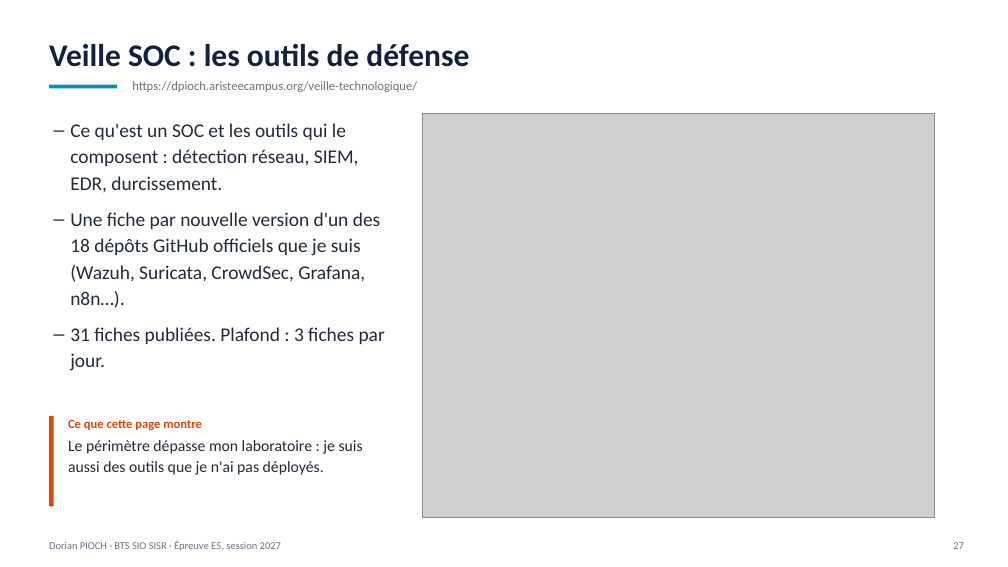
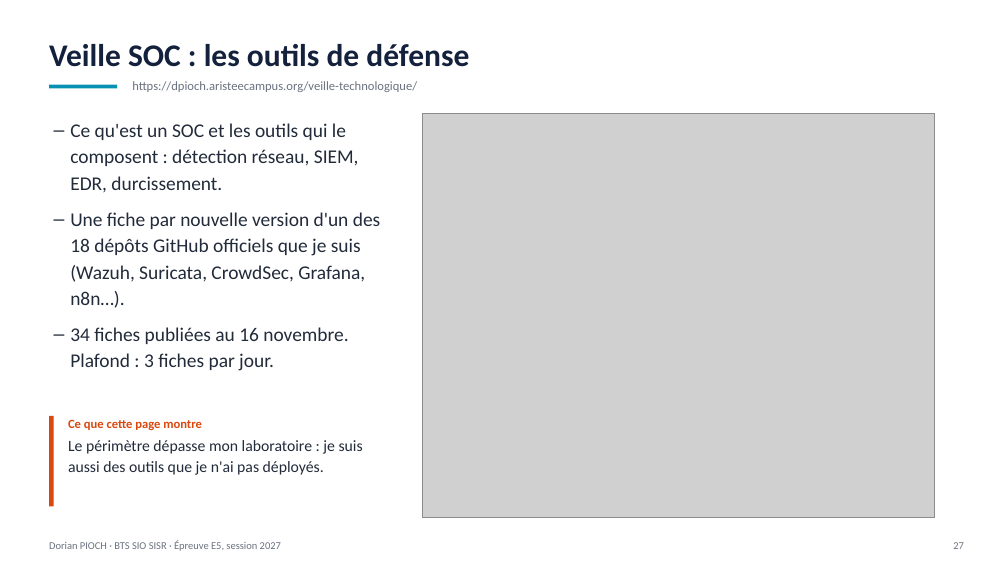
Before and after one commit to Dozyxio/dorian-pioch-e5-fichiers, a slide deck: slide 27 of Portfolio_E5_Dorian_Pioch_2027.pptx. Drawn at 1008x567 pixels with LibreOffice and Linux fonts; fonts in the diff are those of the drawing; grey boxes stand for pictures. Boxes give left, top, right and bottom in pixels: in the first picture for what was removed or moved away, otherwise in the second. Text is boxed around its words. In the diff, an @@ line names an element or a change of style, - is before the commit and + after.

Commit message:
E5: chiffres de veille au 16/11 (SOC repris), sans nombre de fiches dans le tableau

```diff
--- a/Portfolio_E5_Dorian_Pioch_2027.pptx
+++ b/Portfolio_E5_Dorian_Pioch_2027.pptx
@@ text at bbox=[70, 327, 348, 371]: text changed @@
-– 31 fiches publiées. Plafond : 3 fiches par jour.
+– 34 fiches publiées au 16 novembre. Plafond : 3 fiches par jour.
```
Also in this commit, not shown: 3 other slides changed, 3 other files.
